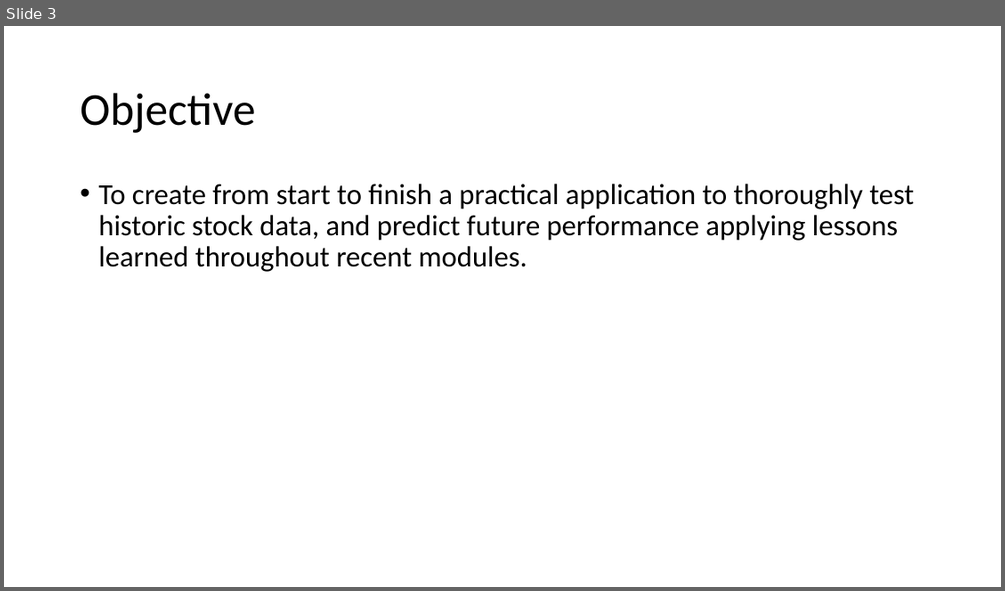
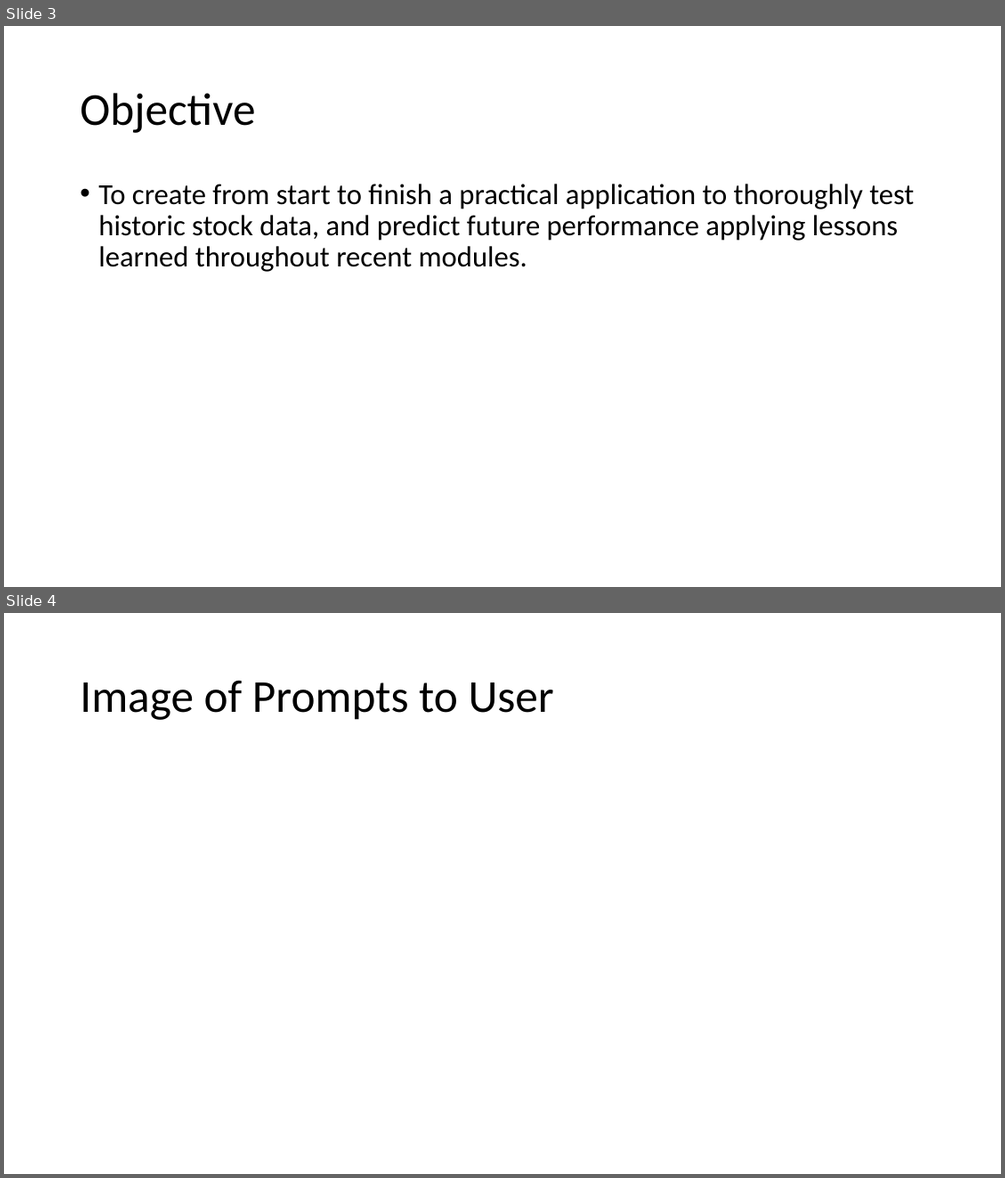
Before and after one commit to ForrestSurles/project_02, a slide deck: Intelligent_Derivation_Project_2.pptx. Shown one above the other, each under a label of ours: slide 3 before the commit, slides 3 and 4 after it. The pictures are 1005x591 and 1005x1178 pixels, drawn with LibreOffice and Linux fonts; fonts in the diff are those of the drawing. Boxes give left, top, right and bottom in pixels: in the first picture for what was removed or moved away, otherwise in the second. Text is boxed around its words. In the diff, an @@ line names an element or a change of style, - is before the commit and + after.

```diff
--- a/Intelligent_Derivation_Project_2.pptx
+++ b/Intelligent_Derivation_Project_2.pptx
@@ slide 4 added at [4, 613, 1001, 1174], background #FFFFFF @@
@@ title added at [80, 681, 554, 720], 44 pt, text #000000 @@
+Image of Prompts to User
```
Also in this commit, not shown: 2 slides changed, 2 other slides added, 2 slides removed, 1 other file.
